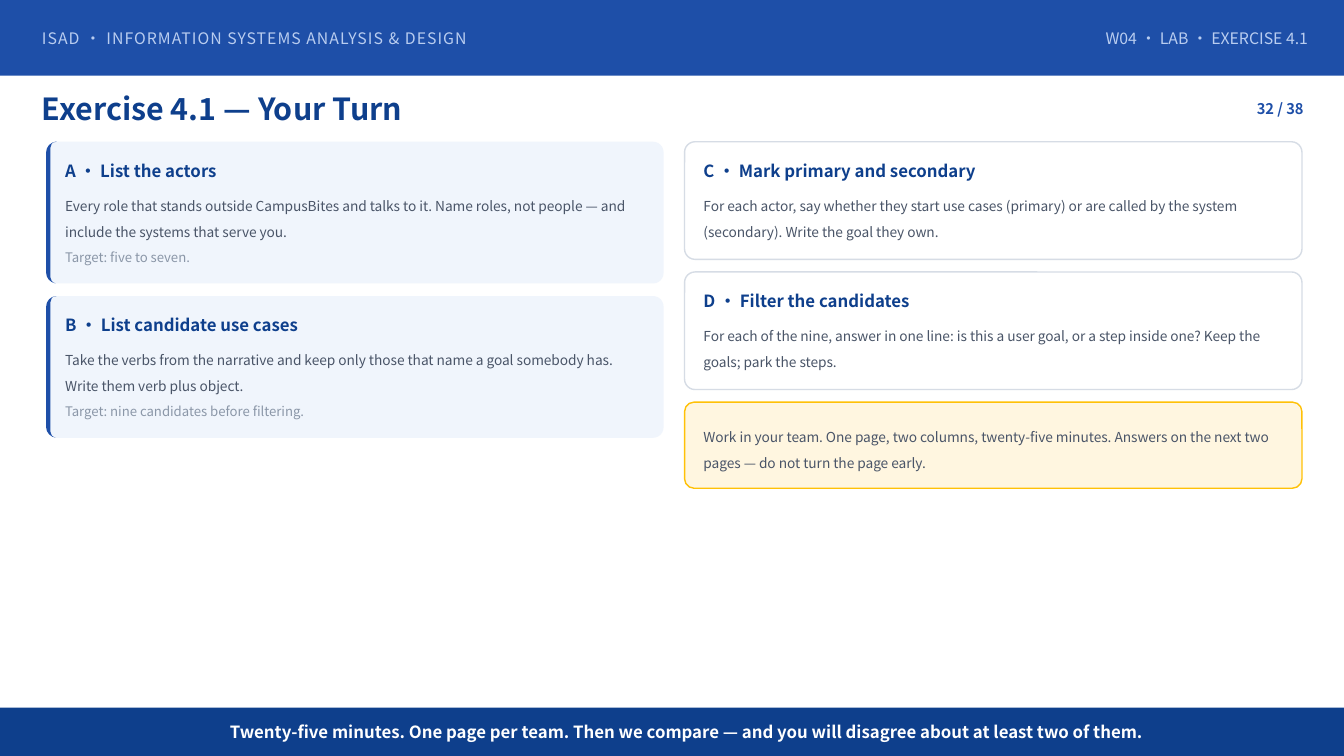
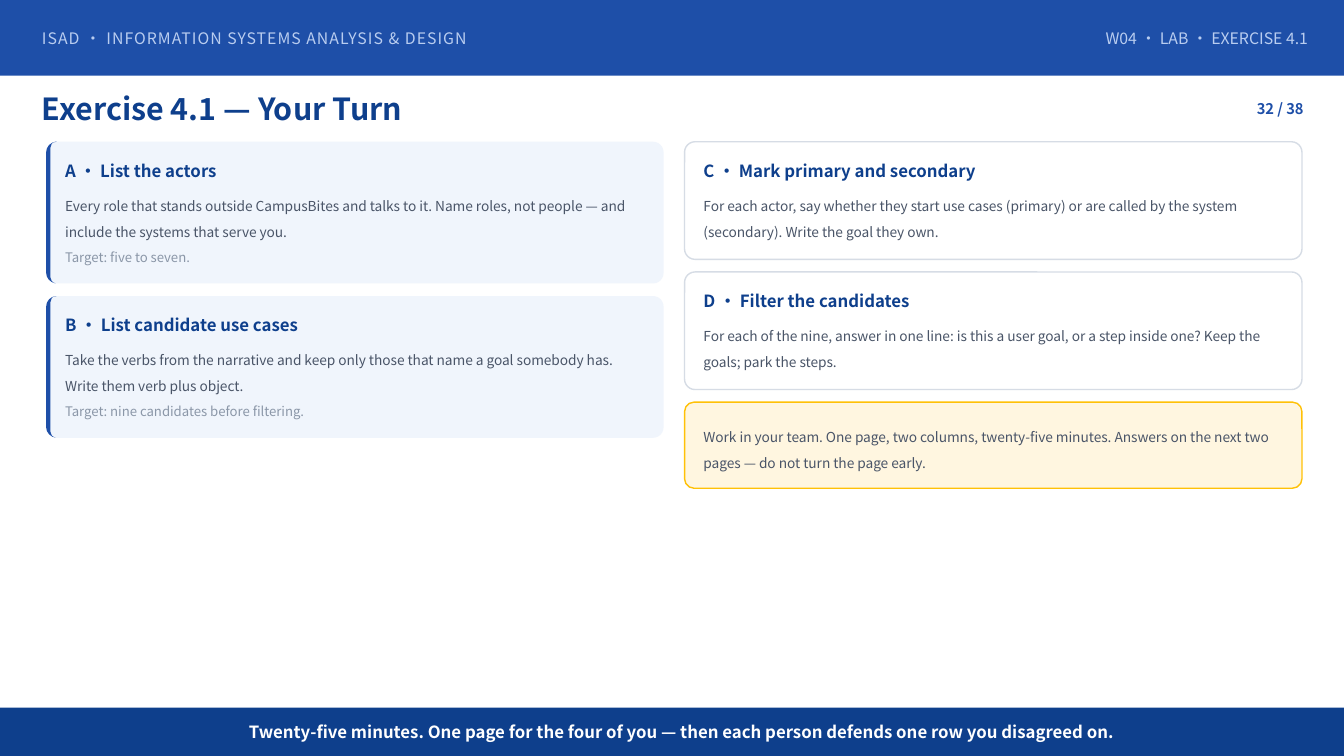
Before and after one commit to klausren/isad-course, a slide deck: slide 32 of 01-slides/W04-Requirements-and-Use-Case-Modeling.pptx. Drawn at 1344x756 pixels with LibreOffice and Linux fonts; fonts in the diff are those of the drawing. Boxes give left, top, right and bottom in pixels: in the first picture for what was removed or moved away, otherwise in the second. Text is boxed around its words. In the diff, an @@ line names an element or a change of style, - is before the commit and + after.

Commit message:
Add W04 lab sheet and rebuild W04 deck for the four-person cohort
- labs/Lab-04-W04-Finding-Actors-and-Use-Cases.md: Exercise 4.1 (actors, nine candidates), Exercise 4.2 (diagram + one sentence per dashed arrow), 15-min defence to the instructor as client, push-only submission (M1 tag on Oct 4)
- Lab Guide: Lab 4 entry now links the lab sheet and states today's deliverable
- W04 deck rebuilt: removed the two-team assumptions, corrected the M1 date line (Sun Oct 4)

```diff
--- a/01-slides/W04-Requirements-and-Use-Case-Modeling.pptx
+++ b/01-slides/W04-Requirements-and-Use-Case-Modeling.pptx
@@ text at (249, 724, 1114, 742): text changed @@
-Twenty-five minutes. One page per team. Then we compare — and you will disagree about at least two of them.
+Twenty-five minutes. One page for the four of you — then each person defends one row you disagreed on.
```
Also in this commit, not shown: 3 other slides changed, 2 other files.
